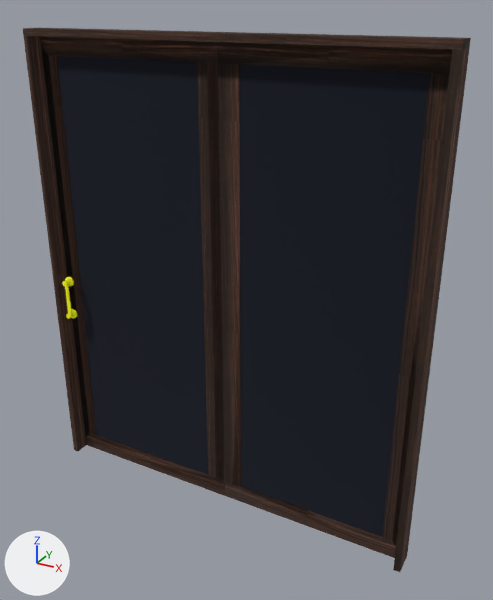
Renders of the OBJ model Code/Project/Project/Models/Windows/doorWindow.obj from each side of a commit.
The view is the same before and after, from a 50 mm camera at (10.37, -16.94, 8.6) aimed at (0.89, 0.3, -0.02). Arrows for +X, +Y and +Z are at lower left; the lights stay in place. Where no turn or scale is listed for an object, it has been applied to the vertices.

In view in the first picture: 'doorWindow'.
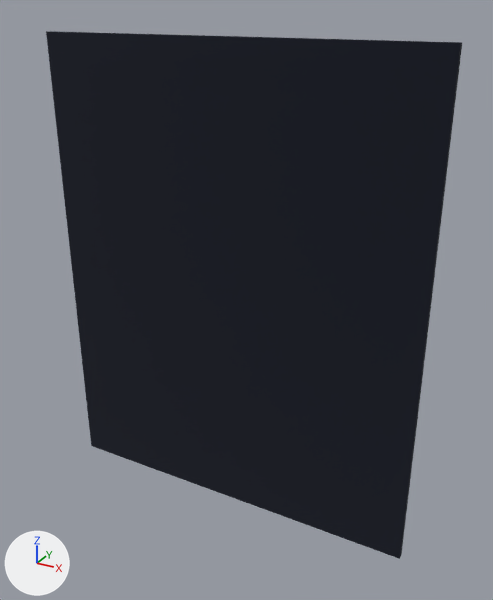
Commit message: Update door model

What the commit changed:
me_doorwindow is used by ob_doorwindow; location (0.0, 0.0, 0.0).
me_doorwindow had 2276 vertices, 2240 faces and spanned x -6.5..6.8, y -0.6..0.4, z -7.8..7.8.
me_doorwindow now has 8 vertices, 6 faces and spans x -6.1..6.6, y 0.0..0.3, z -7.8..7.7.
me_doorwindow part 1: 21 loose pieces with 2268 vertices, spanning x -6.5..6.8, y -0.6..0.4, z -7.8..7.8, are deleted.
me_doorwindow part 2: the surface is now shaded flat.
me_doorwindow no longer uses material mat_doorwindow_pasted__lambert20sg (picture img_golden_png).
me_doorwindow no longer uses material mat_doorwindow_pasted__lambert8sg2 (black #000000).
me_doorwindow no longer uses material mat_doorwindow_pasted__lambert17sg (picture img_wood_jpg).

Location of each change, (x1, y1, x2, y2) in pixels of the pictures (493 x 600 px):
'doorWindow', reshaped (7% narrower): before (23, 28, 471, 572); after (46, 31, 462, 559)
part 1 of me_doorwindow, deleted (brown): before (23, 28, 471, 572)
